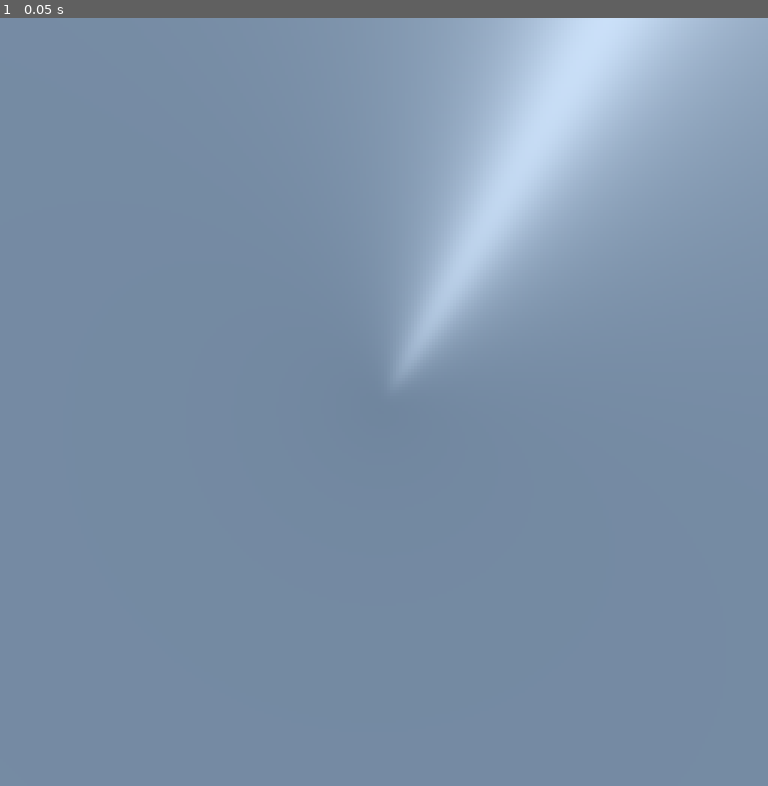
Above: before the commit, frame 1.
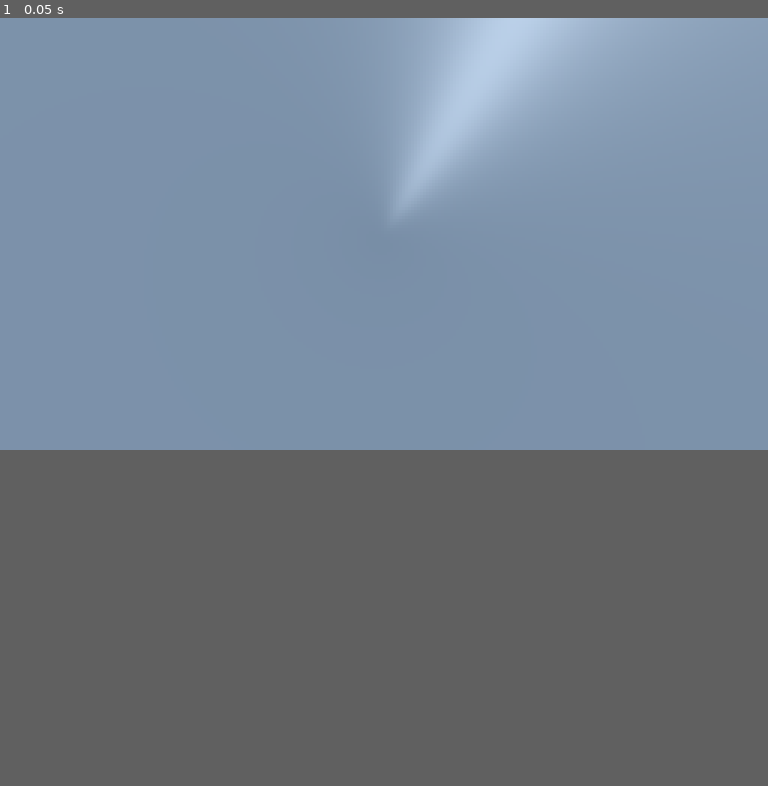
Above: after the commit, the same moment.

Repository: ayylol/psx-shaders
Game: Godot game, scene res://Root.tscn
Two runs of this game, one before a commit and one after it. Both use one fixed random seed, a clock stepped at 60 frames per second and the inputs below.
Inputs:
- Up to frame 1 (0.05 s): no input
The window is 768x768 before the commit and 768x432 after it. Grey fills any space a smaller window leaves; there, only what the larger window draws over its background counts as a difference.

The runs differ from the first frame. In frame 1, 7.4% of the frame differs, in the area x 52-92%, y 0-46%.

Commit message:
Add tension stuff

Diff:
--- a/Catapult.gd
+++ b/Catapult.gd
@@ -16,13 +16,13 @@
 	print("adding tension ", _tension)
 	_tension = min(_tension + 0.1,1.0)
 	arm.rotation_degrees.x = _tension*max_rot+(1-_tension)*min_rot
-	apply_force(transform*Vector3(0,-50,0), transform*Vector3(-0.5,0,-2))
+	apply_force(transform.basis*Vector3(0,-100,0), Vector3(0,0,-1.0))
 
 func release_tension():
 	print("releasing tension")
+	arm.rotation_degrees.x = min_rot
+	apply_force(transform.basis*_tension*Vector3(0,-400,600))
 	_tension = 0.0
-	arm.rotation_degrees.x = min_rot
-	apply_force(transform*Vector3(0,-40,300), transform*Vector3(0,2,5))
 
 func _unhandled_input(event):
 	if event.is_action_pressed("ui_up"):
--- a/Catapult.tscn
+++ b/Catapult.tscn
@@ -4,7 +4,7 @@
 [ext_resource type="PackedScene" uid="uid://bh7dbb86gfdhe" path="res://CatapultWheel.tscn" id="1_p2uaa"]
 
 [sub_resource type="BoxShape3D" id="BoxShape3D_uveci"]
-size = Vector3(2.05432, 1.21735, 3.60945)
+size = Vector3(2.2289, 1.21735, 3.60945)
 
 [sub_resource type="StandardMaterial3D" id="StandardMaterial3D_31bfc"]
 resource_name = "Material"
--- a/Character.tscn
+++ b/Character.tscn
@@ -1,6 +1,7 @@
-[gd_scene load_steps=6 format=3 uid="uid://bygb87ue1ancg"]
+[gd_scene load_steps=7 format=3 uid="uid://bygb87ue1ancg"]
 
 [ext_resource type="Script" path="res://Character.gd" id="1_ip3dc"]
+[ext_resource type="PackedScene" uid="uid://cyo60a8i3hksl" path="res://PixelCamera.tscn" id="2_4duk0"]
 
 [sub_resource type="Curve" id="Curve_pk8bi"]
 min_value = 1.0
@@ -31,3 +32,10 @@
 
 [node name="CollisionShape3D" type="CollisionShape3D" parent="."]
 shape = SubResource("CapsuleShape3D_rx8dy")
+
+[node name="CameraBase" type="Node3D" parent="."]
+transform = Transform3D(1, 0, 0, 0, 1, 0, 0, 0, 1, 0, 0.819497, 0)
+
+[node name="Camera3D" parent="CameraBase" instance=ExtResource("2_4duk0")]
+transform = Transform3D(1, 0, 0, 0, 0.919396, 0.393332, 0, -0.393332, 0.919396, 0, 21.7783, 51.0635)
+size = 11.54
--- a/PixelCamera.tscn
+++ b/PixelCamera.tscn
@@ -23,6 +23,6 @@
 size = 4.815
 
 [node name="PostProcess" type="MeshInstance3D" parent="."]
-transform = Transform3D(-10, -1.50996e-06, -6.60024e-14, 0, -4.37114e-07, 10, -1.50996e-06, 10, 4.37114e-07, 0, 0, -0.160443)
+transform = Transform3D(-100, -1.50996e-05, -6.60024e-13, 0, -4.37114e-06, 100, -1.50996e-05, 100, 4.37114e-06, 0, 0, -0.160443)
 mesh = SubResource("PlaneMesh_innvr")
 surface_material_override/0 = SubResource("ShaderMaterial_5xawf")
--- a/Root.tscn
+++ b/Root.tscn
@@ -1,6 +1,5 @@
-[gd_scene load_steps=7 format=3 uid="uid://1fop5upu8y1w"]
+[gd_scene load_steps=6 format=3 uid="uid://1fop5upu8y1w"]
 
-[ext_resource type="PackedScene" uid="uid://cyo60a8i3hksl" path="res://PixelCamera.tscn" id="1_cjat5"]
 [ext_resource type="Environment" uid="uid://bca5khdhjof6u" path="res://Assets/world_env.tres" id="2_klyjw"]
 [ext_resource type="PackedScene" uid="uid://d1440fjh7138r" path="res://Catapult.tscn" id="3_vd0ov"]
 [ext_resource type="PackedScene" uid="uid://bygb87ue1ancg" path="res://Character.tscn" id="4_1vagi"]
@@ -11,10 +10,6 @@
 data = PackedVector3Array(-0.5, 0.5, 0.5, 0.5, 0.5, 0.5, -0.5, -0.5, 0.5, 0.5, 0.5, 0.5, 0.5, -0.5, 0.5, -0.5, -0.5, 0. …(500 unchanged characters)…
 
 [node name="Scene" type="Node3D"]
-
-[node name="Camera3D" parent="." instance=ExtResource("1_cjat5")]
-transform = Transform3D(1, 0, 0, 0, 0.965926, 0.258819, 0, -0.258819, 0.965926, 0, 8.25175, 38.944)
-size = 10.0
 
 [node name="Lighting" type="Node3D" parent="."]
 
@@ -37,7 +32,7 @@
 environment = ExtResource("2_klyjw")
 
 [node name="Catapult" parent="." instance=ExtResource("3_vd0ov")]
-transform = Transform3D(0.383683, -9.73989e-14, 0.923465, 0, 1, -1.05471e-13, -0.923465, -4.04675e-14, 0.383683, 0.306488, 1.63186, -3.52624e-07)
+transform = Transform3D(0.383683, -9.73989e-14, 0.923465, 0, 1, -1.05471e-13, -0.923465, -4.04675e-14, 0.383683, 0.306488, 0.271692, 1.63517)
 
 [node name="MeshInstance3D" type="MeshInstance3D" parent="."]
 transform = Transform3D(217.804, 0, 0, 0, 1, 0, 0, 0, 124.548, 0, -0.641896, 0)
--- a/project.godot
+++ b/project.godot
@@ -19,7 +19,7 @@
 [display]
 
 window/size/viewport_width=256
-window/size/viewport_height=256
+window/size/viewport_height=144
 window/size/window_width_override=1024
 window/size/window_height_override=768
 window/stretch/mode="viewport"
